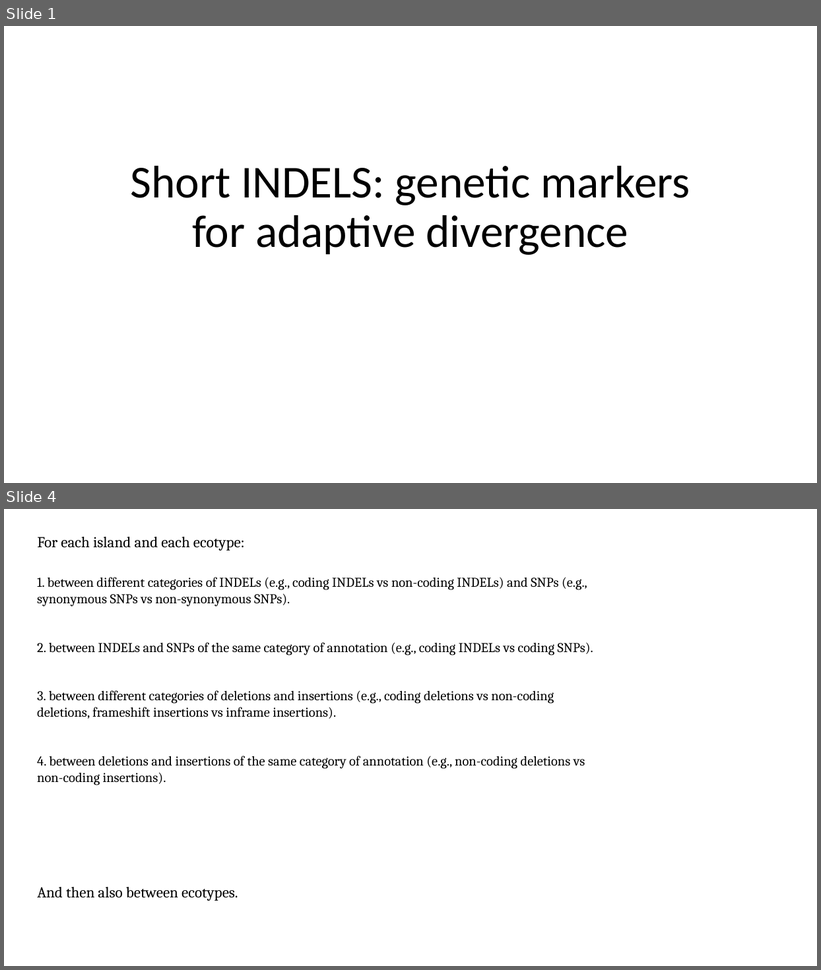
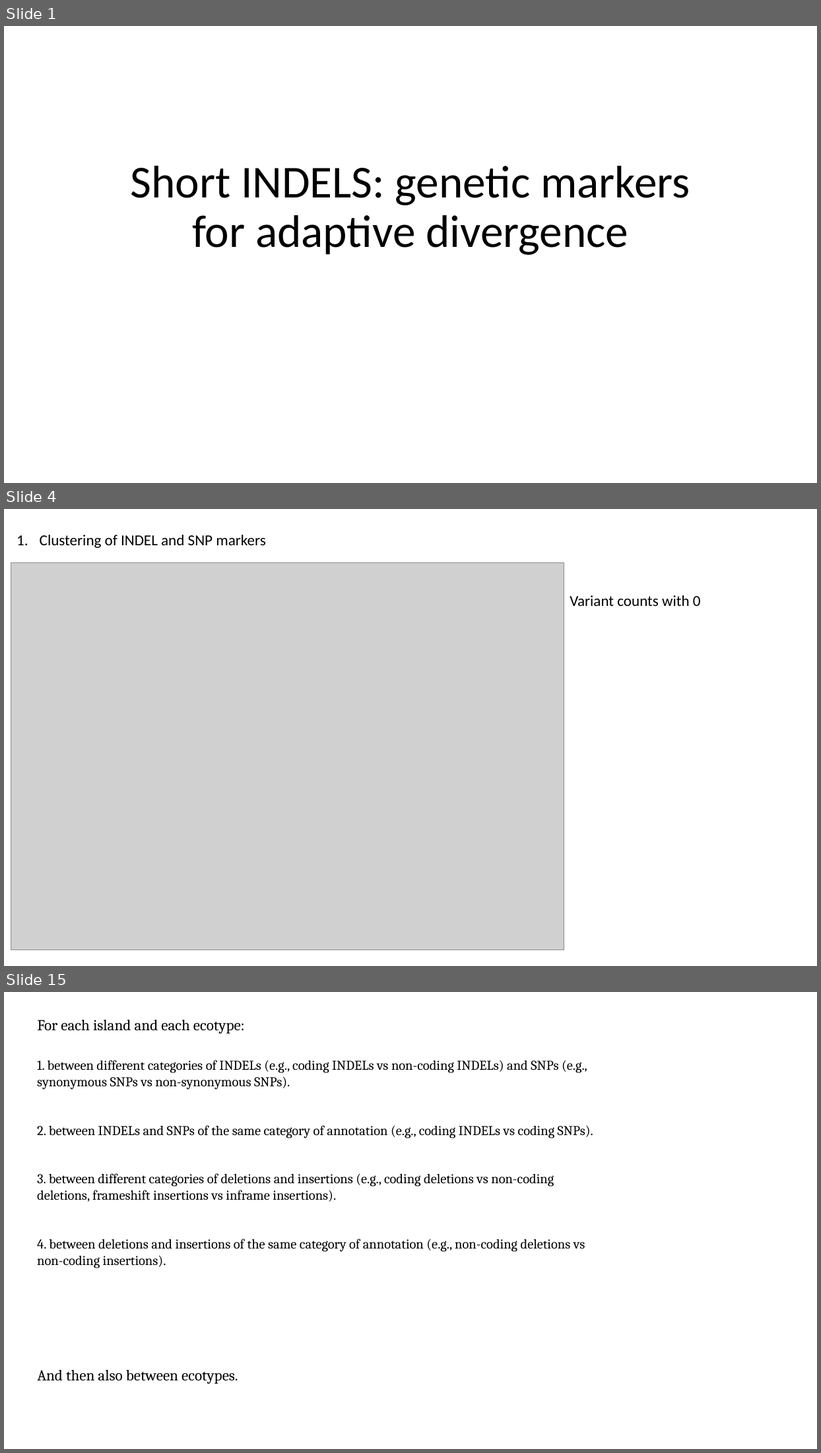
Before and after one commit to sam0per/Littorina_saxatilis_short_variants, a slide deck: short_genetic_variants/docs/short_indels_v05.pptx. Shown one above the other, each under a label of ours: slides 1 and 4 before the commit, slides 1, 4 and 15 after it; the slides between them are not shown. The pictures are 821x970 and 821x1453 pixels, drawn with LibreOffice and Linux fonts; fonts in the diff are those of the drawing; grey boxes stand for pictures. Boxes give left, top, right and bottom in pixels: in the first picture for what was removed or moved away, otherwise in the second. Text is boxed around its words. In the diff, an @@ line names an element or a change of style, - is before the commit and + after.

```diff
--- a/short_genetic_variants/docs/short_indels_v05.pptx
+++ b/short_genetic_variants/docs/short_indels_v05.pptx
@@ slide 4 added at (4, 509, 817, 966), background #FFFFFF @@
@@ text added at (40, 535, 265, 548), 18 pt, text #000000 @@
+1. Clustering of INDEL and SNP markers
@@ picture added at (11, 562, 564, 950) @@
@@ text added at (570, 595, 701, 606), 18 pt, text #000000 @@
+Variant counts with 0
@@ what was slide 4 is now slide 15 @@
```
Also in this commit, not shown: 2 slides changed, 10 other slides added, 13 slides removed, 8 other files.
